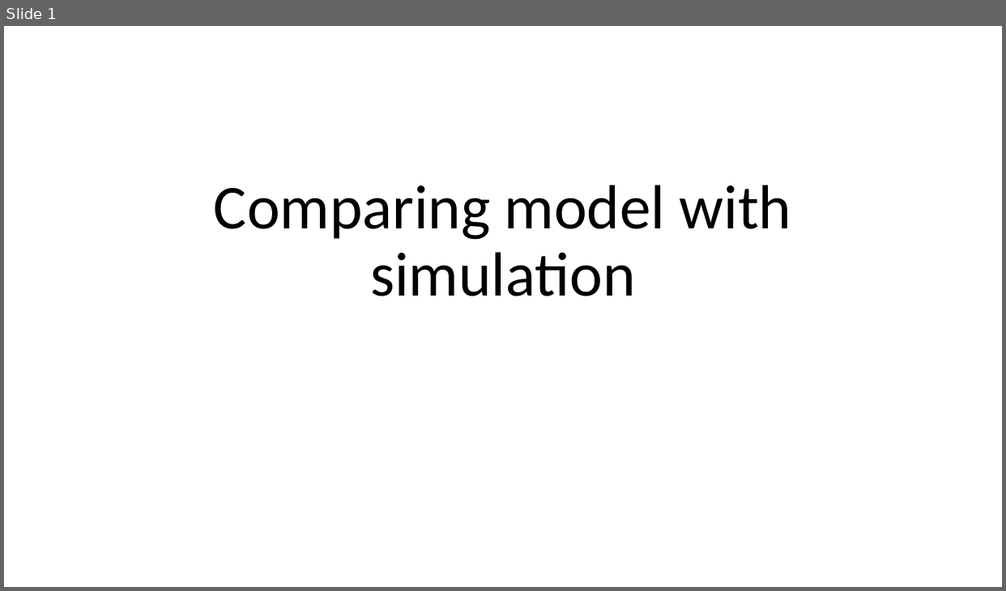
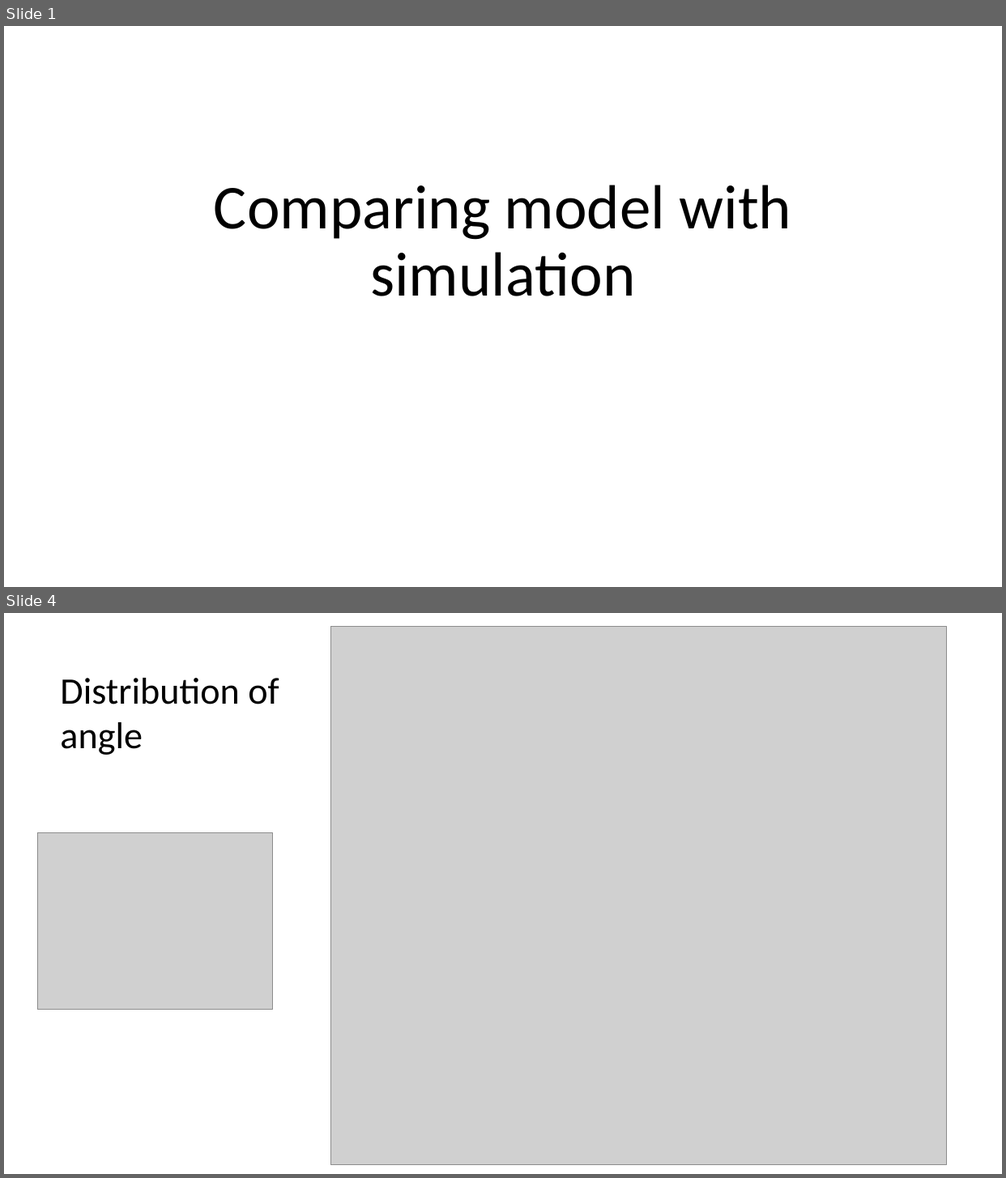
Before and after one commit to BirkDissing/Gemma_group, a slide deck: Master thesis/Meetings/06-03 Comparing model and simulation.pptx. Shown one above the other, each under a label of ours: slide 1 before the commit, slides 1 and 4 after it; the slides between them are not shown. The pictures are 1006x591 and 1006x1178 pixels, drawn with LibreOffice and Linux fonts; fonts in the diff are those of the drawing; grey boxes stand for pictures. Boxes give left, top, right and bottom in pixels: in the first picture for what was removed or moved away, otherwise in the second. Text is boxed around its words. In the diff, an @@ line names an element or a change of style, - is before the commit and + after.

```diff
--- a/Master thesis/Meetings/06-03 Comparing model and simulation.pptx
+++ b/Master thesis/Meetings/06-03 Comparing model and simulation.pptx
@@ slide 4 added at (4,613,1002,1174), background #FFFFFF @@
@@ picture added at (331,627,948,1165) @@
@@ text added at (60,678,279,755), 36 pt, text #000000 @@
+Distribution of angle
@@ picture added at (38,833,274,1010) @@
```
Also in this commit, not shown: 11 other slides added, 5 slides removed, 5 other files.
